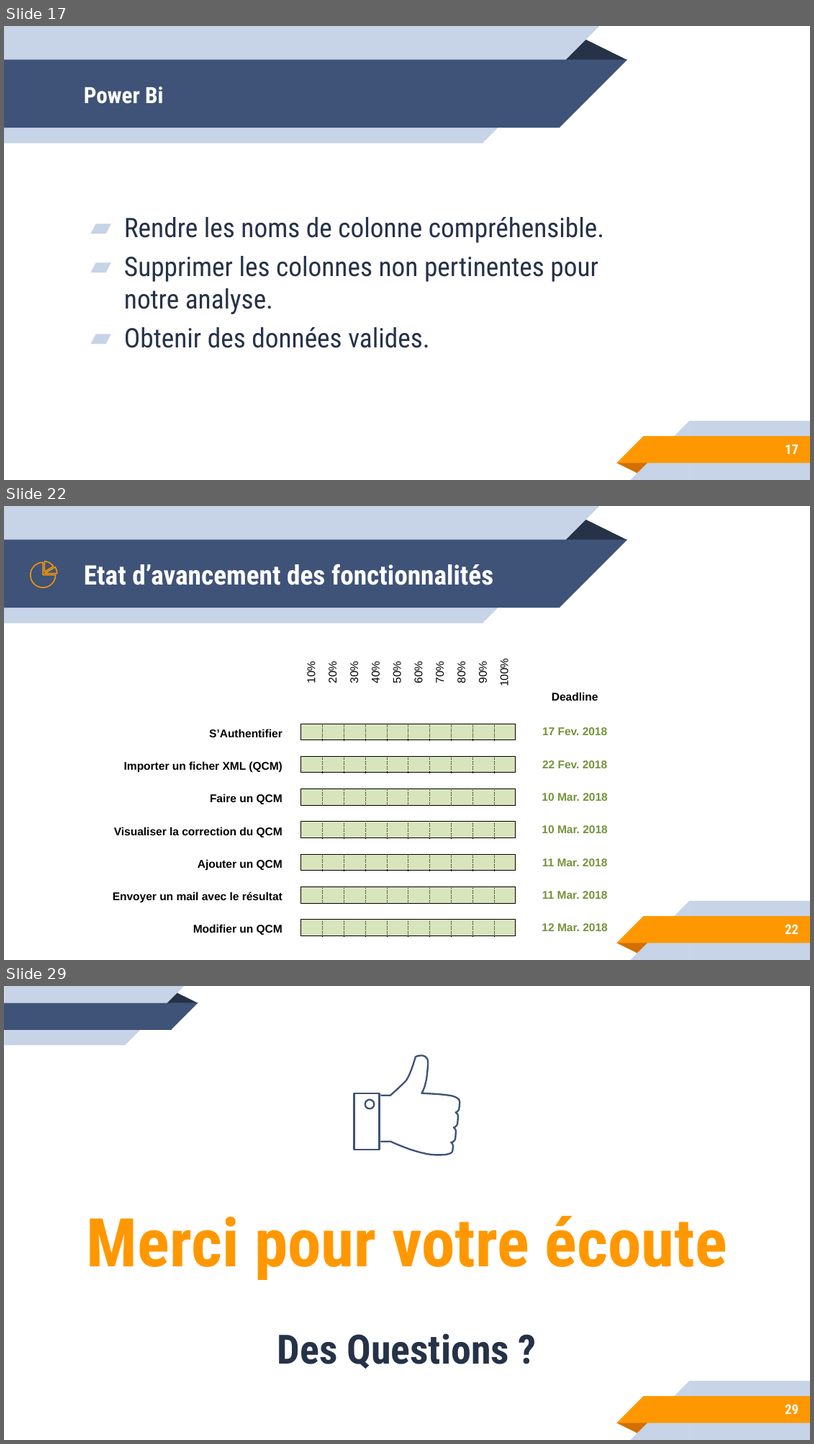
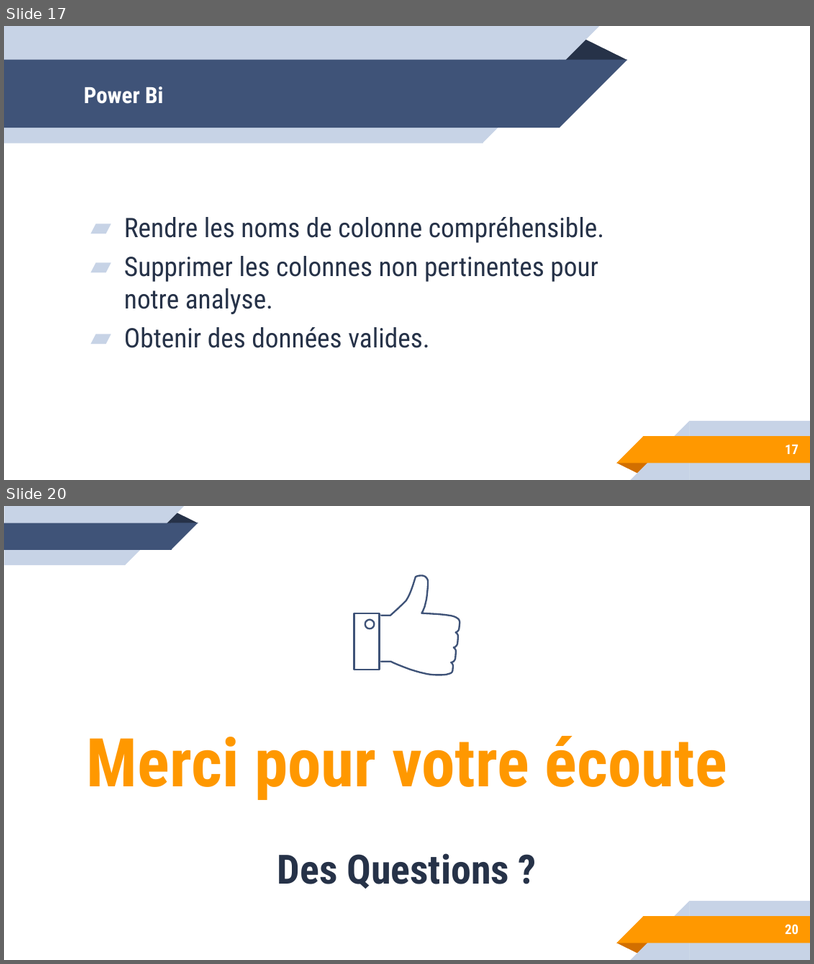
Before and after one commit to gtandu/testBi, a slide deck: doc/Soutenance EDD.pptx. Shown one above the other, each under a label of ours: slides 17, 22 and 29 before the commit, slides 17 and 20 after it; the slides between them are not shown. The pictures are 814x1444 and 814x964 pixels, drawn with LibreOffice and Linux fonts; fonts in the diff are those of the drawing. Boxes give left, top, right and bottom in pixels: in the first picture for what was removed or moved away, otherwise in the second. Text is boxed around its words. In the diff, an @@ line names an element or a change of style, - is before the commit and + after.

```diff
--- a/doc/Soutenance EDD.pptx
+++ b/doc/Soutenance EDD.pptx
@@ slide 22 removed at box(4, 506, 810, 960), background #FFFFFF; not listed: 10 template elements that a slide beside it also shows @@
@@ freeform shape removed at box(31, 562, 56, 587) @@
@@ freeform shape removed at box(44, 561, 53, 572) @@
@@ freeform shape removed at box(44, 567, 57, 574) @@
@@ title removed at box(84, 564, 494, 585) @@
-Etat d’avancement des fonctionnalités
@@ table removed at box(44, 638, 618, 937), 17 rows, 14 columns @@
- |  | 10% | 20% | 30% | 40% | 50% | 60% | 70% | 80% | 90% | 100% |  | Deadline
- |  |  |  |  |  |  |  |  |  |  |  |  | 
- |  |  |  |  |  |  |  |  |  |  |  |  | 
- |  |  |  |  |  |  |  |  |  |  |  |  | 
-S’Authentifier |  |  |  |  |  |  |  |  |  |  |  |  | 17 Fev. 2018
- |  |  |  |  |  |  |  |  |  |  |  |  | 
-Importer un ficher XML (QCM) |  |  |  |  |  |  |  |  |  |  |  |  | 22 Fev. 2018
- |  |  |  |  |  |  |  |  |  |  |  |  | 
-Faire un QCM |  |  |  |  |  |  |  |  |  |  |  |  | 10 Mar. 2018
- |  |  |  |  |  |  |  |  |  |  |  |  | 
-Visualiser la correction du QCM |  |  |  |  |  |  |  |  |  |  |  |  | 10 Mar. 2018
- |  |  |  |  |  |  |  |  |  |  |  |  | 
-Ajouter un QCM |  |  |  |  |  |  |  |  |  |  |  |  | 11 Mar. 2018
- |  |  |  |  |  |  |  |  |  |  |  |  | 
-Envoyer un mail avec le résultat |  |  |  |  |  |  |  |  |  |  |  |  | 11 Mar. 2018
- |  |  |  |  |  |  |  |  |  |  |  |  | 
-Modifier un QCM |  |  |  |  |  |  |  |  |  |  |  |  | 12 Mar. 2018
@@ page number removed at box(785, 924, 799, 934) @@
-22
@@ what was slide 29 is now slide 20 @@
@@ page number at box(785, 924, 799, 934): text changed @@
-29
+20
```
Also in this commit, not shown: 2 slides changed, 1 slide added, 9 other slides removed, 2 other files.
